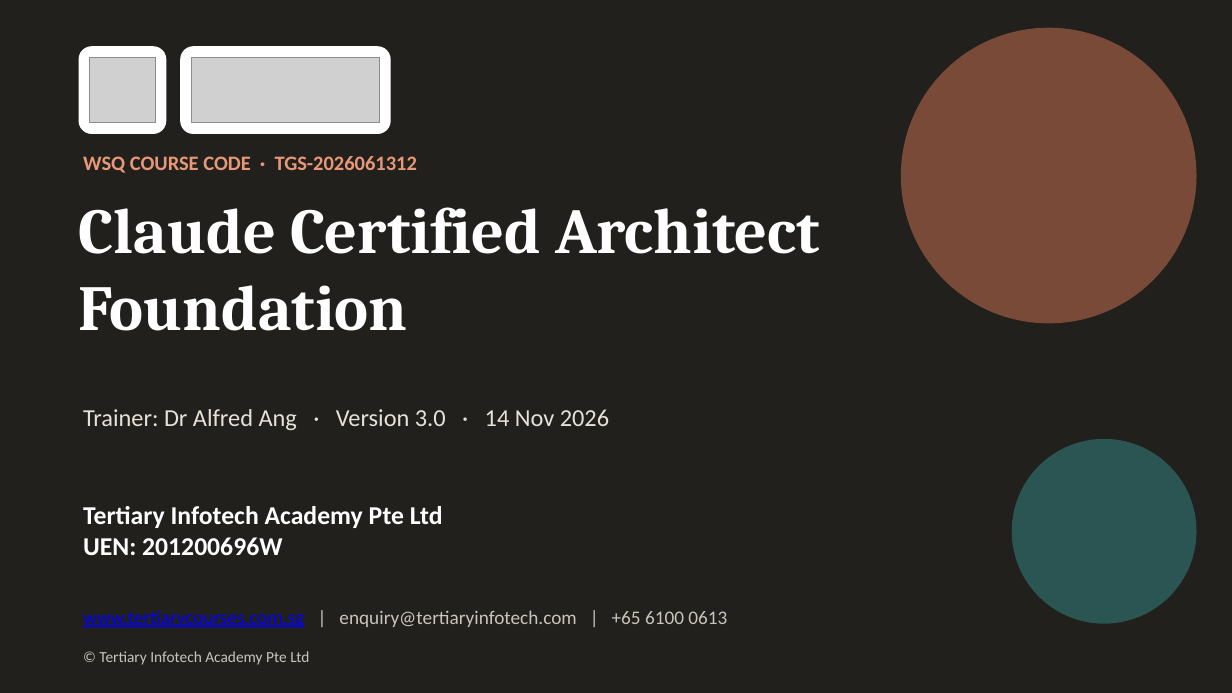
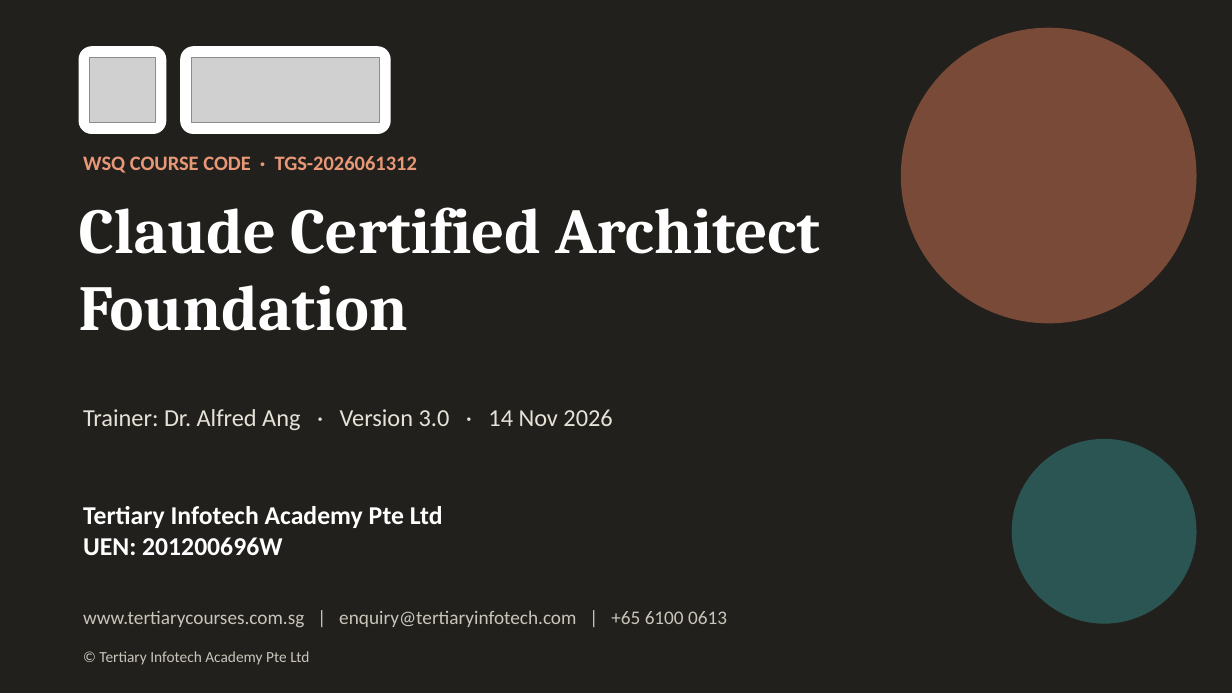
Before and after one commit to tertiarycourses/TGS-2026061312-Claude-Certified-Architect-Foundation, a slide deck: slide 1 of courseware/TGS-2026061312-Claude-Certified-Architect-Foundation-Trainer-Slides-v3.0.pptx. Drawn at 1232x693 pixels with LibreOffice and Linux fonts; fonts in the diff are those of the drawing; grey boxes stand for pictures. Boxes give left, top, right and bottom in pixels: in the first picture for what was removed or moved away, otherwise in the second. Text is boxed around its words. In the diff, an @@ line names an element or a change of style, - is before the commit and + after.

```diff
--- a/courseware/TGS-2026061312-Claude-Certified-Architect-Foundation-Trainer-Slides-v3.0.pptx
+++ b/courseware/TGS-2026061312-Claude-Certified-Architect-Foundation-Trainer-Slides-v3.0.pptx
@@ text at (83,409,612,430): text changed @@
-Trainer: Dr Alfred Ang · Version 3.0 · 14 Nov 2026
+Trainer: Dr. Alfred Ang · Version 3.0 · 14 Nov 2026
@@ text "www.tertiarycourses.com.sg | enquiry@tertiaryinfotech.com |  ..." at (83,610,727,628): text colour #0000FF to #C9C5BA, underline off in "www.tertiarycourses.com.sg" @@
```
Also in this commit, not shown: 2 other files.
